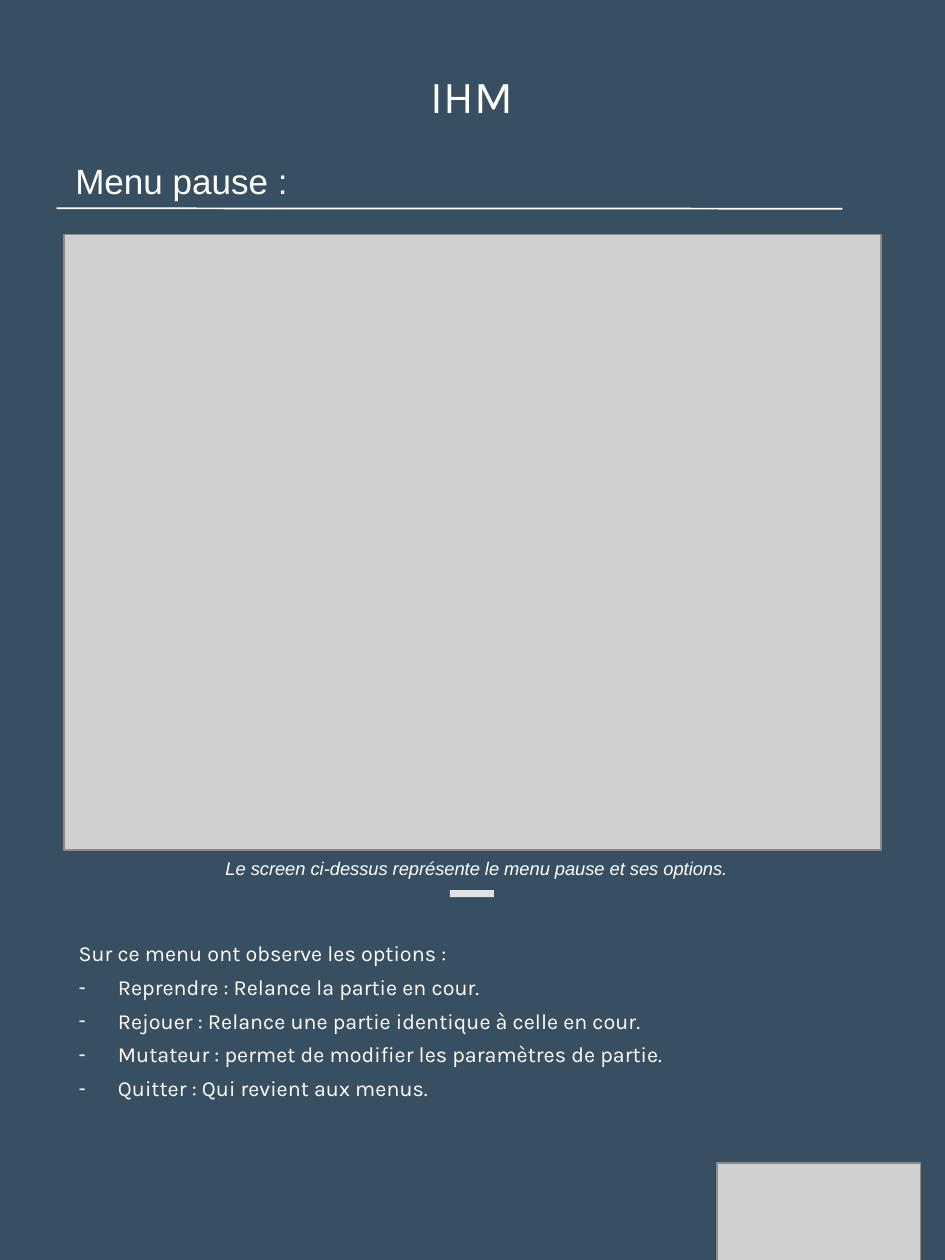
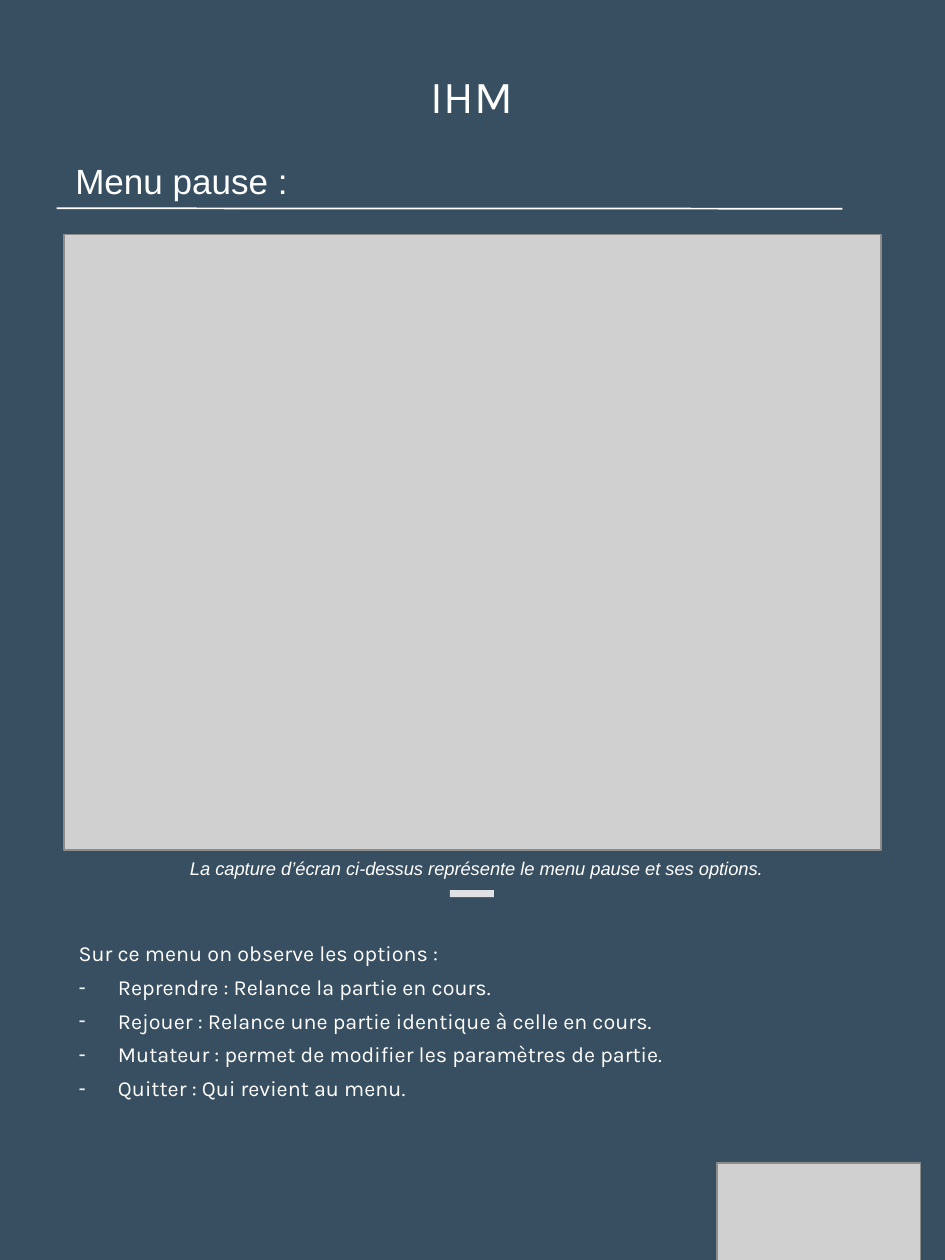
Before and after one commit to Loicpln/Projet_Algo_N2, a slide deck: slide 15 of Elements de presentation/Soutenance finale.pptx. Drawn at 945x1260 pixels with LibreOffice and Linux fonts; fonts in the diff are those of the drawing; grey boxes stand for pictures. Boxes give left, top, right and bottom in pixels: in the first picture for what was removed or moved away, otherwise in the second. Text is boxed around its words. In the diff, an @@ line names an element or a change of style, - is before the commit and + after.

```diff
--- a/Elements de presentation/Soutenance finale.pptx
+++ b/Elements de presentation/Soutenance finale.pptx
@@ text at [190,861,763,879]: text changed @@
-Le screen ci-dessus représente le menu pause et ses options.
+La capture d’écran ci-dessus représente le menu pause et ses options.
@@ text at [79,946,651,1035]: text changed @@
-Sur ce menu ont observe les options :
-– Reprendre : Relance la partie en cour.
-– Rejouer : Relance une partie identique à celle en cour.
+Sur ce menu on observe les options :
+– Reprendre : Relance la partie en cours.
+– Rejouer : Relance une partie identique à celle en cours.
@@ text at [118,1081,405,1100]: text changed @@
-– Quitter : Qui revient aux menus.
+– Quitter : Qui revient au menu.
```
Also in this commit, not shown: 9 other slides changed, 1 other file.
